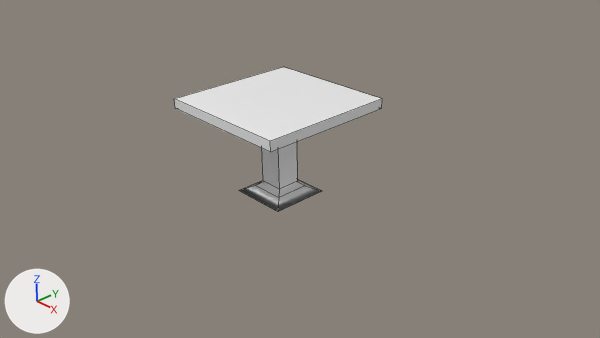
The Blender file Trunk/Assets/Meshes/Table.blend as it was, and as the next commit left it.
The view is the same before and after, from the file's camera 'Camera'. Every picture has the same lights, and +X, +Y and +Z are marked at lower left. Mesh edges are drawn as thin lines.

Names of what the first picture shows: 'Table'.
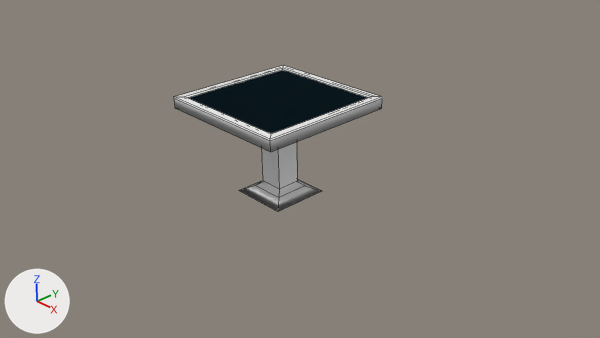
What differs and where, as boxes [x1, y1, x2, y2] in the pictures (600 x 338 px):
'Table', reshaped: before [174, 67, 382, 212]; after [174, 65, 382, 212]
part 1 of me_cube_001, built on: before [175, 67, 382, 141]; after [174, 65, 382, 141]
part 2 of me_cube_001, shading changed: [174, 99, 382, 152] in both

The change, as a diff of the scene's bpy script:
```diff
--- a/Trunk/Assets/Meshes/Table.blend.py
+++ b/Trunk/Assets/Meshes/Table.blend.py
@@ mat_tabletop @@
+mat_tabletop = diffuse_material('TableTop')
+mat_tabletop.base_color = (0.00308, 0.00851, 0.0122)  # black #0a171d
@@ me_cube_001 @@
 # used by ob_table; location = (0.0, 0.0, 1.59); scale = (1.18, 1.18, 0.0842)
-me_cube_001.from_pydata(...)  # 24 vertices, 22 faces; spans x -1.0..1.0, y -1.0..1.0, z -18.9..1.0
+me_cube_001.from_pydata(...)  # 36 vertices, 34 faces; spans x -1.0..1.0, y -1.0..1.0, z -18.9..1.4
+# me_cube_001 part 1
+# 1 face is deleted
+# 12 vertices are added at x -1.0..1.0, y -1.0..1.0, z 1.0..1.4
+# 12 new faces join them, mat_material_001 (white #e7e7e7), smooth
+# 1 new face joins them, mat_tabletop (black #0a171d), smooth
+# me_cube_001 part 2: 3 kept faces spanning x -1.0..1.0, y -1.0..1.0, z -1.0..1.0 are now shaded smooth
 me_cube_001.materials.append(mat_material_001)
+me_cube_001.materials.append(mat_tabletop)  # black #0a171d
```
